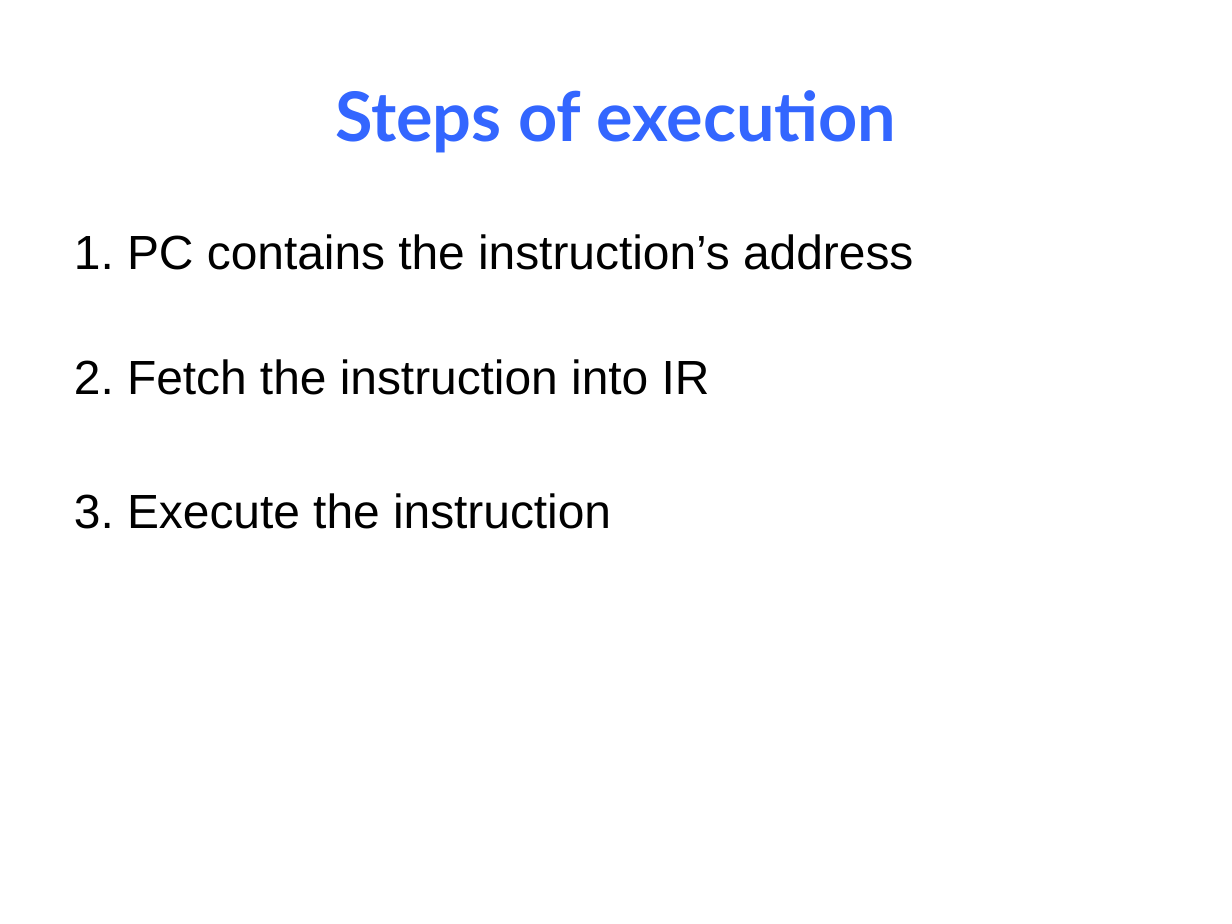
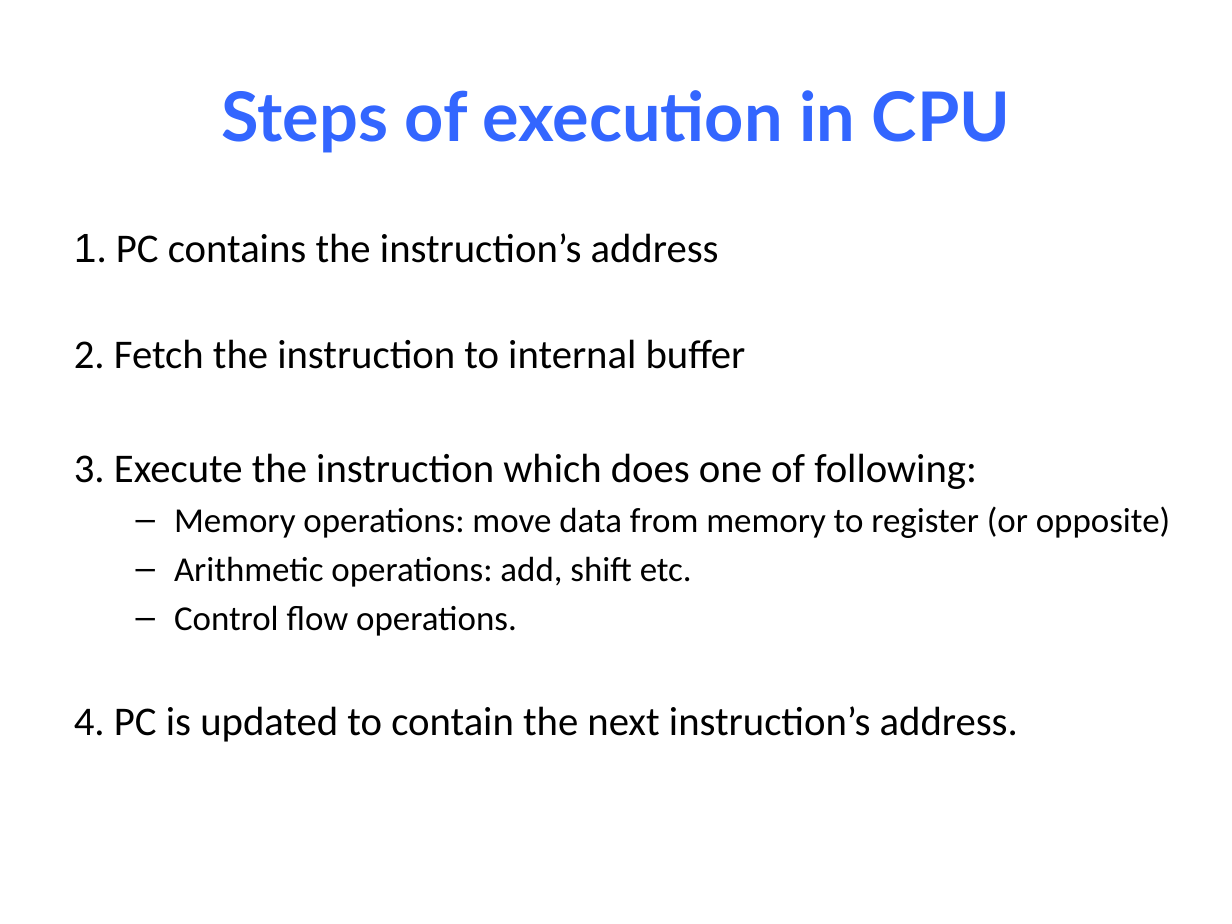
Before and after one commit to NYU-CSO/nyu-cso.github.io, a slide deck: slide 10 of notes/07-Machine_Basic.pptx (slide 20 before the commit). Drawn at 1232x924 pixels with LibreOffice and Linux fonts; fonts in the diff are those of the drawing. Boxes give left, top, right and bottom in pixels: in the first picture for what was removed or moved away, otherwise in the second. Text is boxed around its words. In the diff, an @@ line names an element or a change of style, - is before the commit and + after.

```diff
--- a/notes/07-Machine_Basic.pptx
+++ b/notes/07-Machine_Basic.pptx
@@ title at (222, 90, 1010, 153): text changed @@
-Steps of execution
+Steps of execution in CPU
@@ text at (74, 233, 719, 263): size 28 to 23.8 pt, font Arial to Calibri in "1. PC contains the instruction’s address" @@
@@ text at (74, 339, 1170, 742): text changed; size 28 to 23.8 pt; font Arial to Calibri @@
-2. Fetch the instruction into IR
-3. Execute the instruction
+2. Fetch the instruction to internal buffer
+3. Execute the instruction which does one of following:
+  – Memory operations: move data from memory to register (or opposite)
+  – Arithmetic operations: add, shift etc.
+  – Control flow operations.
+4. PC is updated to contain the next instruction’s address.
```
Also in this commit, not shown: 47 other slides changed, 3 slides added, 12 slides removed, 1 other file.
